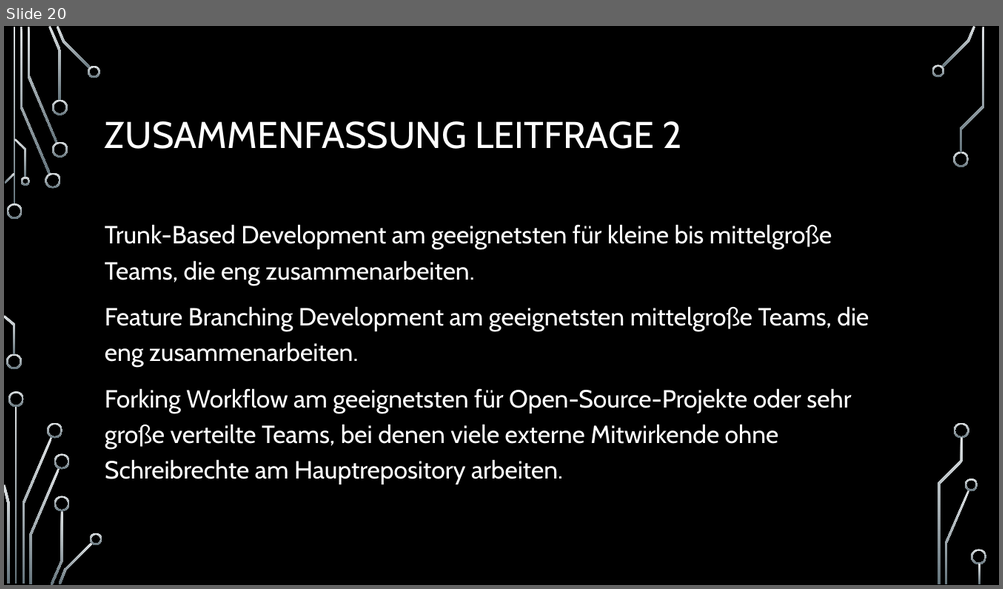
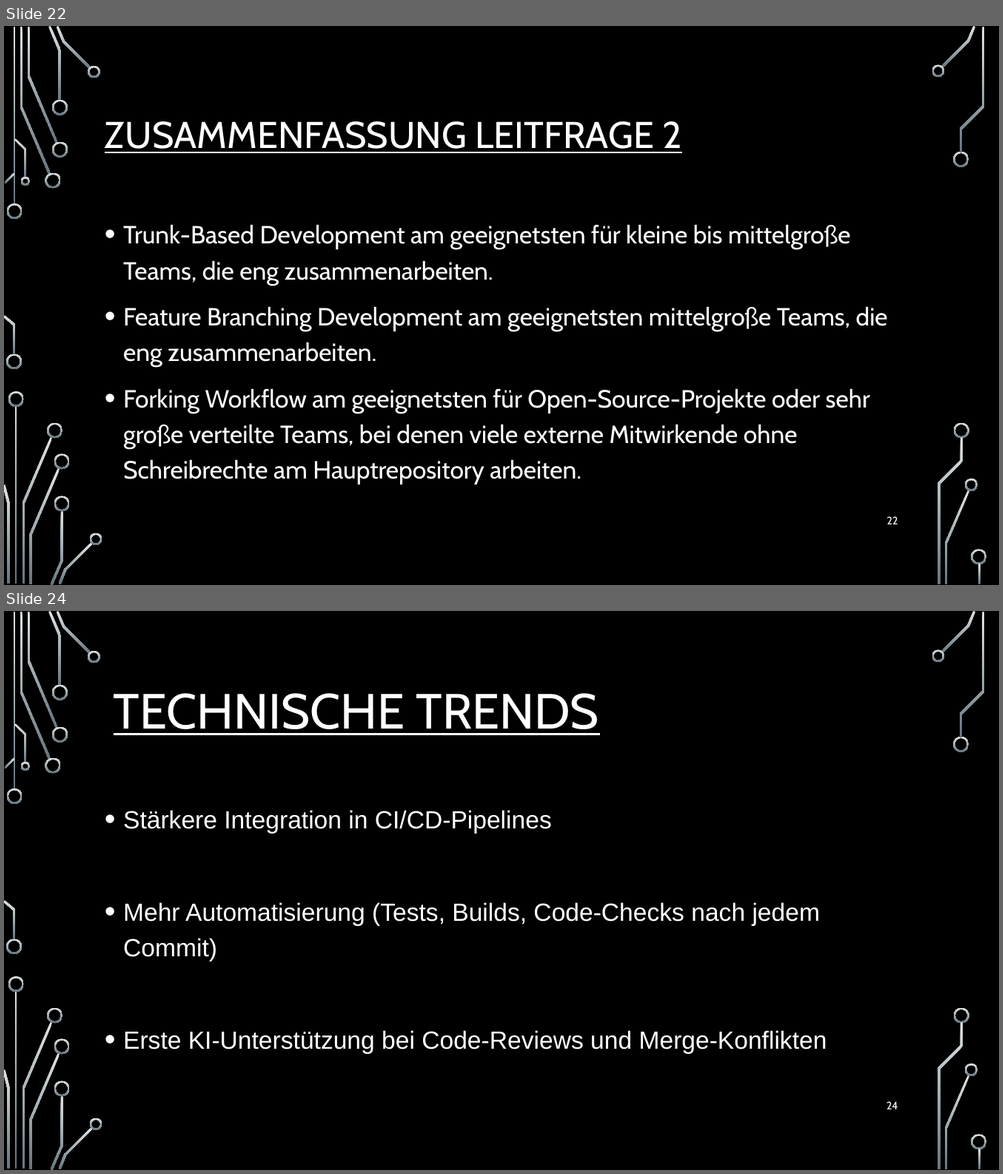
Before and after one commit to Igelkaempfer/Versionsverwaltungssystem-Poster, a slide deck: Versionskontrollsysteme im Softwareengineering (1).pptx. Shown one above the other, each under a label of ours: slide 20 before the commit, slides 22 and 24 after it; the slides between them are not shown. The pictures are 1003x589 and 1003x1174 pixels, drawn with LibreOffice and Linux fonts; fonts in the diff are those of the drawing; background and template pictures are left out. Boxes give left, top, right and bottom in pixels: in the first picture for what was removed or moved away, otherwise in the second. Text is boxed around its words. In the diff, an @@ line names an element or a change of style, - is before the commit and + after.

```diff
--- a/Versionskontrollsysteme im Softwareengineering (1).pptx
+++ b/Versionskontrollsysteme im Softwareengineering (1).pptx
@@ slide 24 added at [4,611,999,1170], background picture (left out); not listed: 36 template elements that a slide beside it also shows @@
@@ title added at [114,693,599,735], 47.7 pt, text #FFFFFF, underline @@
+TECHNISCHE TRENDS
@@ text added at [123,810,827,1054], 24 pt, text #FFFFFF @@
+• Stärkere Integration in CI/CD-Pipelines
+• Mehr Automatisierung (Tests, Builds, Code-Checks nach jedem Commit)
+• Erste KI-Unterstützung bei Code-Reviews und Merge-Konflikten
@@ page number added at [886,1102,898,1110], 10.5 pt, text #FFFFFF @@
+24
@@ what was slide 20 is now slide 22 @@
@@ slide 22 changed as well @@
@@ title "ZUSAMMENFASSUNG LEITFRAGE 2" at [105,121,682,153]: underline on @@
@@ text "Trunk-Based Development am geeignetsten für ..." at [123,224,888,485]: bullet none to • @@
@@ page number added at [886,517,897,525], 10.5 pt, text #FFFFFF @@
+22
```
Also in this commit, not shown: 17 other slides changed, 8 other slides added, 2 slides removed.
